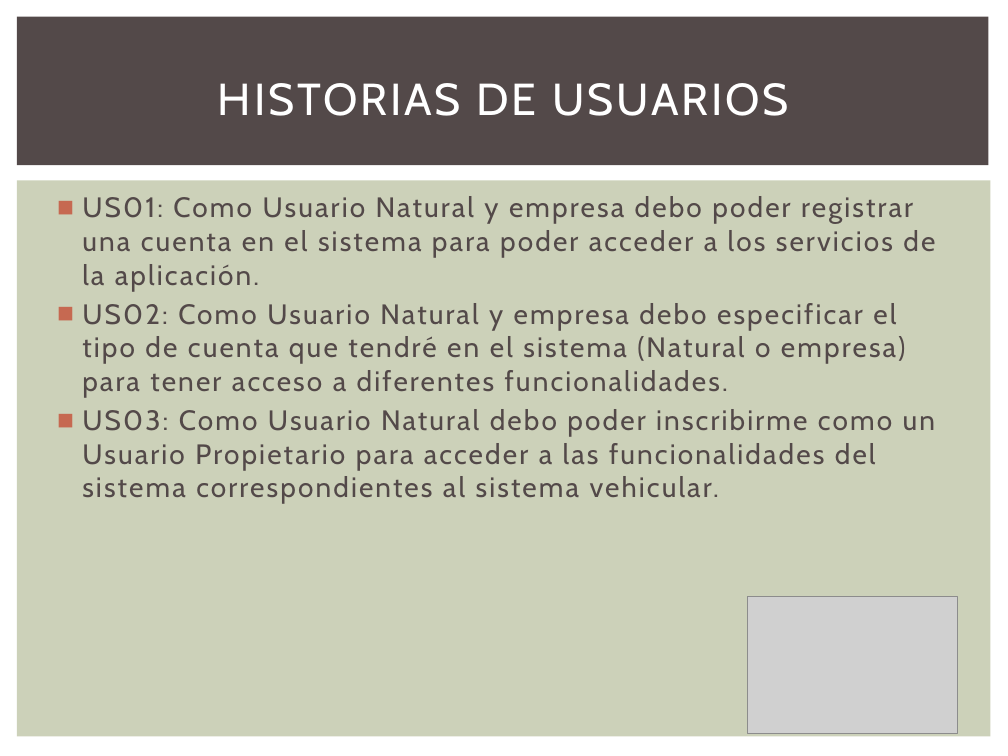
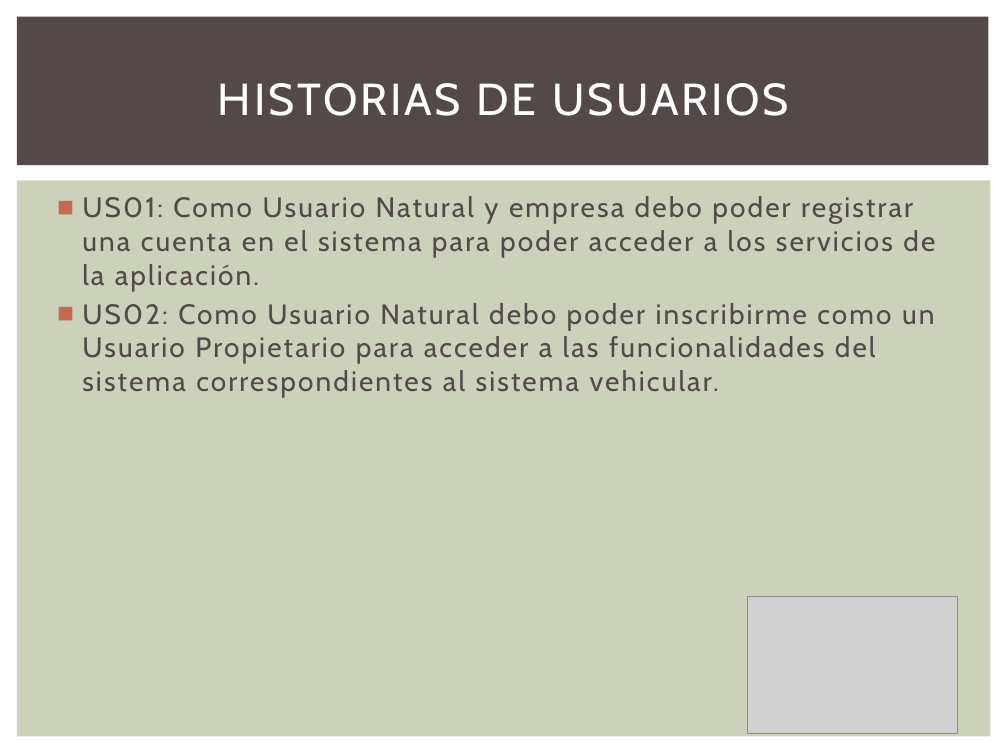
Before and after one commit to GesekCore/Arquitectura-de-Software-2015-01, a slide deck: slide 2 of PPT FINAL.pptx. Drawn at 1008x756 pixels with LibreOffice and Linux fonts; fonts in the diff are those of the drawing; grey boxes stand for pictures. Boxes give left, top, right and bottom in pixels: in the first picture for what was removed or moved away, otherwise in the second. Text is boxed around its words. In the diff, an @@ line names an element or a change of style, - is before the commit and + after.

```diff
--- a/PPT FINAL.pptx
+++ b/PPT FINAL.pptx
@@ text at bbox=[82, 303, 934, 397]: text changed @@
-■ US02: Como Usuario Natural y empresa debo especificar el tipo de cuenta que tendré en el sistema (Natural o empresa) para tener acceso a diferentes funcionalidades.
-■ US03: Como Usuario Natural debo poder inscribirme como un Usuario Propietario para acceder a las funcionalidades del sistema correspondientes al sistema vehicular.
+■ US02: Como Usuario Natural debo poder inscribirme como un Usuario Propietario para acceder a las funcionalidades del sistema correspondientes al sistema vehicular.
```
Also in this commit, not shown: 5 other slides changed, 4 slides added.
